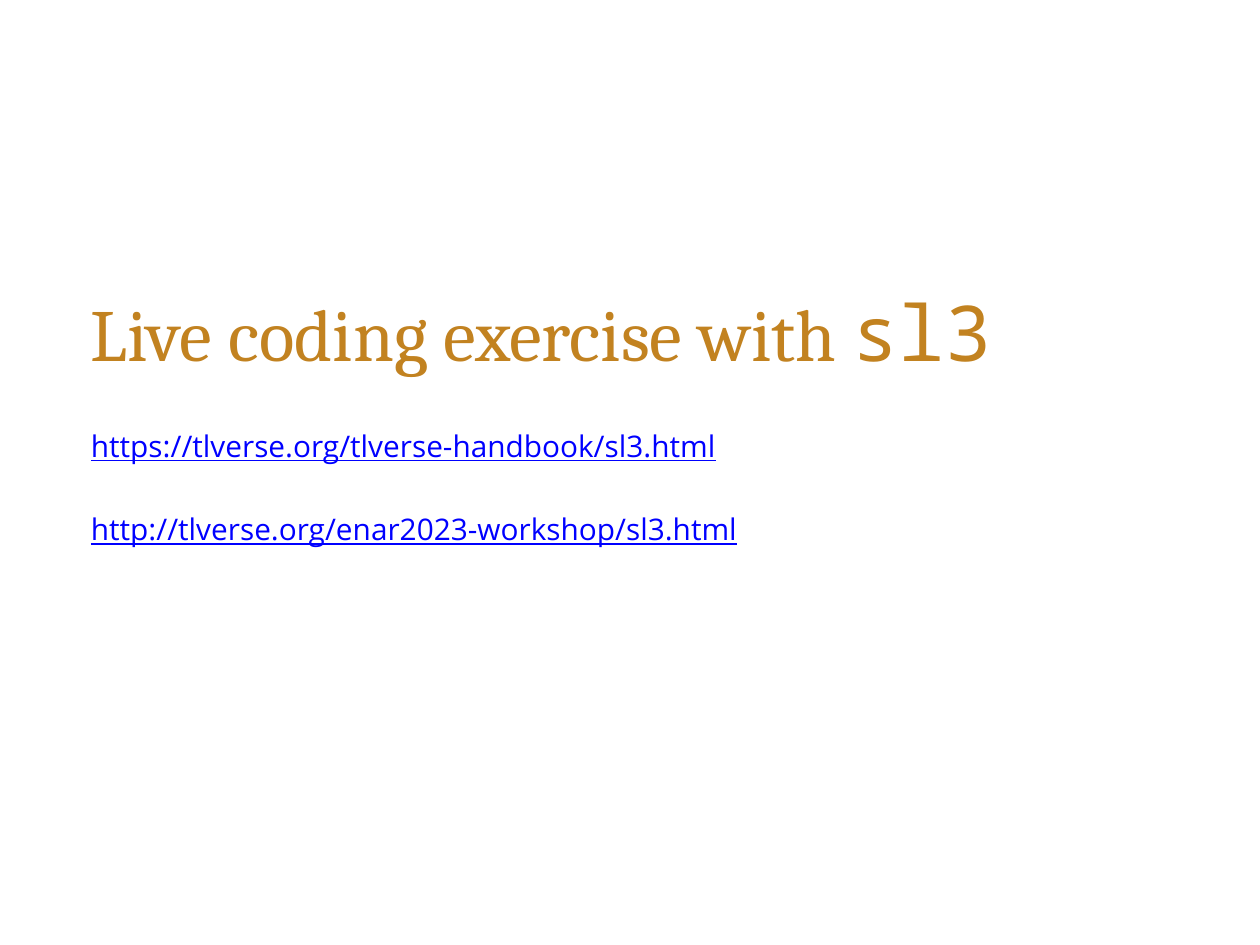
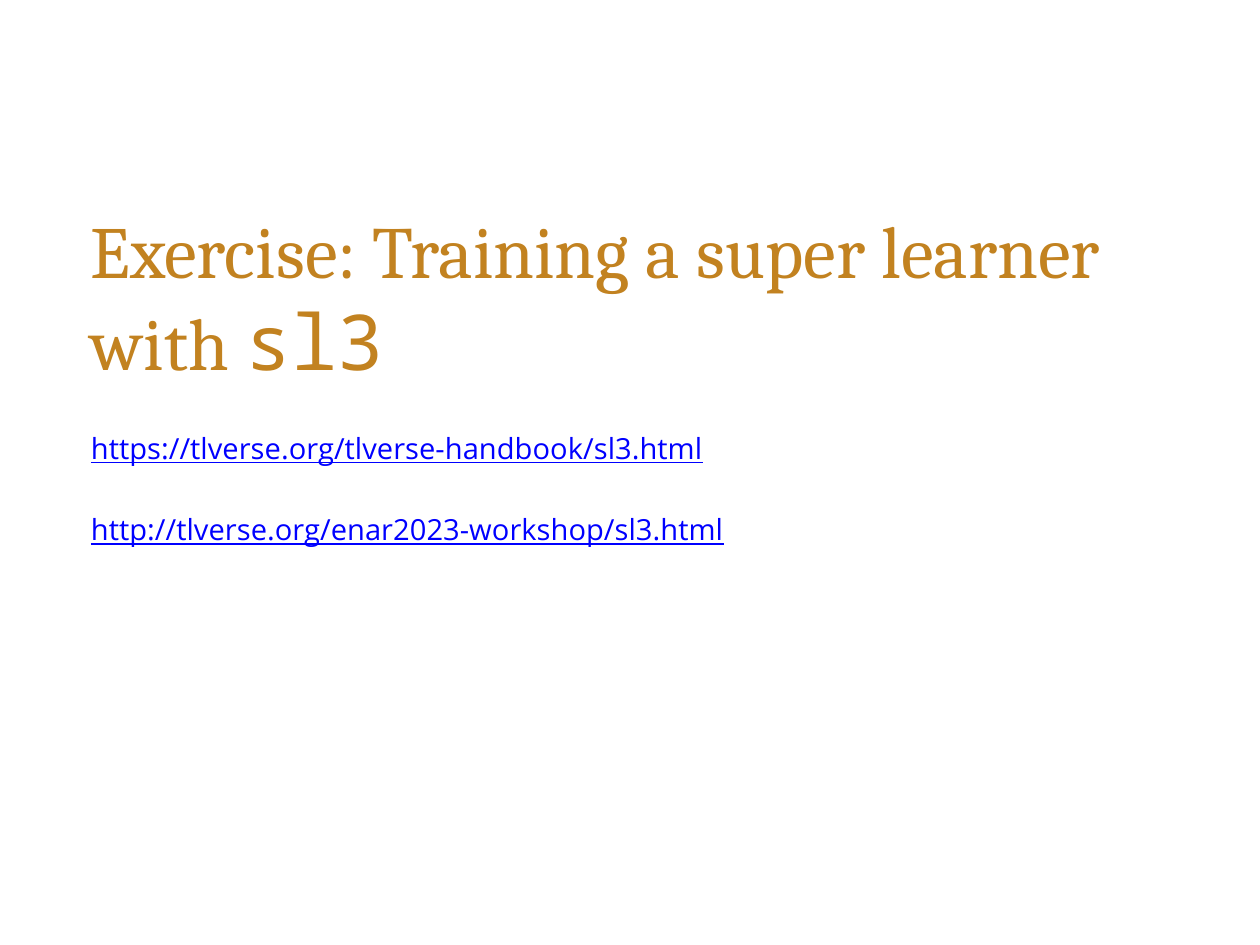
Before and after one commit to tlverse/enar2023-workshop, a slide deck: slide 43 of slides/SL.pptx (slide 41 before the commit). Drawn at 1260x945 pixels with LibreOffice and Linux fonts; fonts in the diff are those of the drawing; background and template pictures are left out. Boxes give left, top, right and bottom in pixels: in the first picture for what was removed or moved away, otherwise in the second. Text is boxed around its words. In the diff, an @@ line names an element or a change of style, - is before the commit and + after.

Commit message:
update SL slides

```diff
--- a/slides/SL.pptx
+++ b/slides/SL.pptx
@@ title at (91,227,1100,371): text changed @@
-Live coding exercise with sl3
+Exercise: Training a super learner with sl3
@@ text "https://tlverse.org/tlverse-handbook/sl3.html" at (91,437,723,547): size 17.1 to 16.6 pt @@
```
Also in this commit, not shown: 1 other slide changed, 2 slides added.
